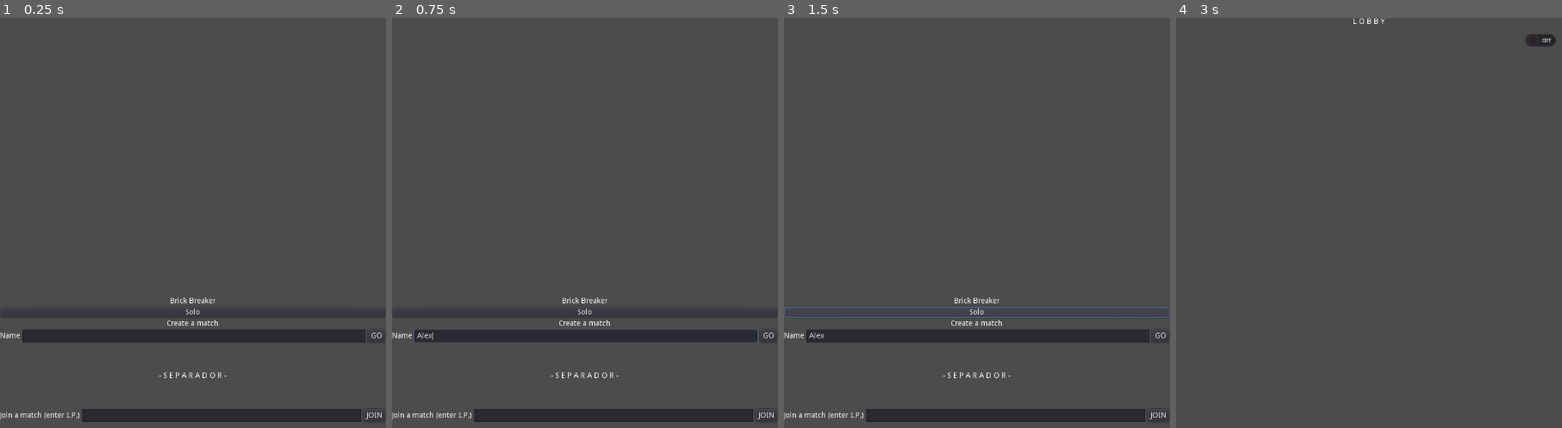
Above: before the commit, frames 1-4 (left to right).
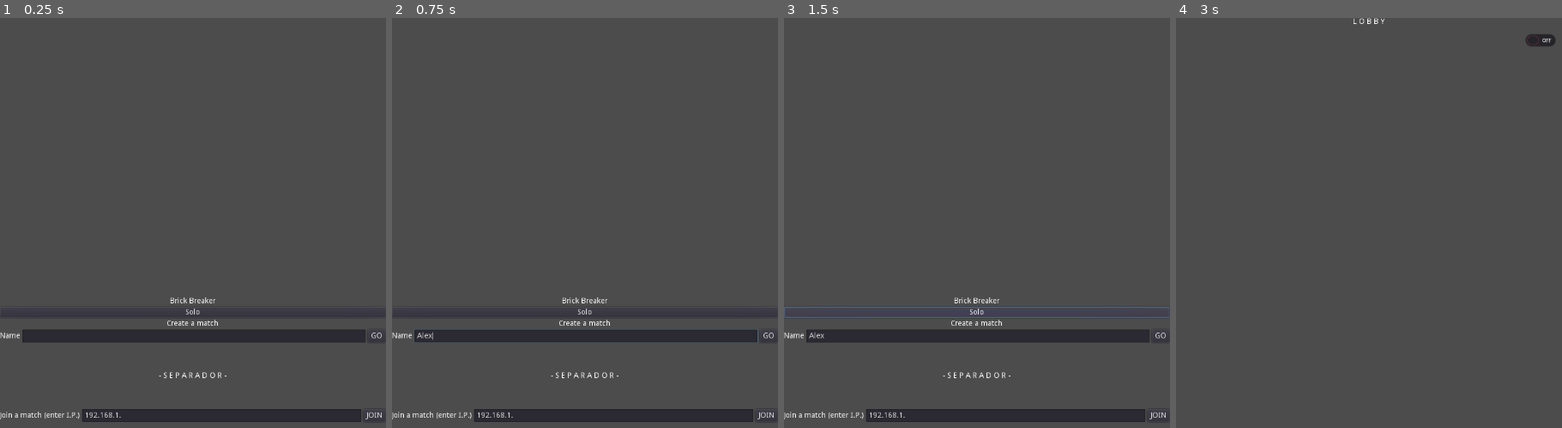
Above: after the commit, the same moments.

Repository: algch/bricks
Game: Godot game, scene res://menus/mainMenu.tscn
Same seed, same stepped clock (60 frames per second), same inputs: the game is played once before the commit and once after it.
Inputs (mouse positions are in pixels of both pictures, inside the frame that each line leads up to):
- Up to frame 1 (0.25 s): no input
- Up to frame 2 (0.75 s): click (585, 337) at 0.52 s; type "Alex" at 0.6 s
- Up to frame 3 (1.5 s): click "Solo" at 1.25 s
- Up to frame 4 (3 s): click "Solo" at 2 s; click "GO" at 2.75 s

The runs differ from the first frame. In frame 1, less than 0.1% of the frame differs, in the area x 22-32%, y 96-98%; in frame 2, less than 0.1%; in frame 3, less than 0.1%; in frame 4, nothing differs.

Commit message:
player changes

Diff:
--- a/brick/brick.gd
+++ b/brick/brick.gd
@@ -29,6 +29,6 @@
 	var collision = move_and_collide(motion)
 	if collision:
 		move_dir *= -1
-	if get_tree().is_network_server():
-		# update using a timer or on every collision maybe?
-		rpc_unreliable('updateBrickPos', position)
+		if get_tree().is_network_server():
+			# update using a timer or on every collision maybe?
+			rpc('updateBrickPos', position)
--- a/brick/brickSpawner.gd
+++ b/brick/brickSpawner.gd
@@ -21,6 +21,7 @@
 	)
 	player_brick.set_position(player_brick_pos)
 	arena.add_child(player_brick)
+	arena.player_bricks.append(player_brick)
 
 	var opponent_brick_pos = Vector2(
 		360,
@@ -28,3 +29,4 @@
 	)
 	opponent_brick.set_position(opponent_brick_pos)
 	arena.add_child(opponent_brick)
+	arena.opponent_bricks.append(opponent_brick)
--- a/menus/mainMenu.tscn
+++ b/menus/mainMenu.tscn
@@ -87,13 +87,14 @@
 
 [node name="ipAddress" type="LineEdit" parent="VBoxContainer/HBoxContainer2"]
 margin_left = 153.0
-margin_right = 400.0
+margin_right = 674.0
 margin_bottom = 24.0
 size_flags_horizontal = 3
+text = "192.168.1."
 
 [node name="joinButton" type="Button" parent="VBoxContainer/HBoxContainer2"]
-margin_left = 500.0
-margin_right = 700.0
+margin_left = 678.0
+margin_right = 719.0
 margin_bottom = 24.0
 text = "JOIN"
 [connection signal="pressed" from="VBoxContainer/soloButton" to="." method="_on_solo"]
--- a/player/player.gd
+++ b/player/player.gd
@@ -2,6 +2,11 @@
 
 var arrow_class = preload('res://weapons/arrow.tscn')
 
+onready var arena = get_node('/root/arena/')
+var is_player = false
+
+func init(player):
+	is_player = player
 
 func _ready():
 	pass
@@ -13,13 +18,33 @@
 
 	var arrow_dir = (mouse_pos - start_pos).normalized()
 	var arrow = arrow_class.instance()
+	var mirrored_dir = Vector2(-arrow_dir.x, arrow_dir.y)
+	rpc('syncArrow', start_pos.x, mirrored_dir)
 	arrow.init(arrow_dir, start_pos)
 	get_parent().add_child(arrow)
 
+remote func syncArrow(x_pos, dir):
+	if is_player:
+		return
 
+	var nozzle_pos = $nozzle.position
+	var start_pos = position + nozzle_pos
+	start_pos.x = x_pos
+
+	var arrow = arrow_class.instance()
+	arrow.init(dir, start_pos)
+	get_parent().add_child(arrow)
+
+func _draw():
+	if arena.is_player_turn:
+		draw_circle(Vector2(0, 0), 100, Color(1, 0.2, 0.3))
+		draw_circle(position, 100, Color(1, 0.2, 0.3))
 
 func _input(event):
 	if not get_parent().is_player_turn:
 		return
 	if event.is_action_released('touch'):
 		self.shootArrow()
+
+func _process(delta):
+	update()
--- a/player/player.tscn
+++ b/player/player.tscn
@@ -28,14 +28,14 @@
 
 [sub_resource type="SpriteFrames" id=1]
 animations = [ {
+"frames": [ ExtResource( 22 ), ExtResource( 23 ), ExtResource( 20 ), ExtResource( 24 ), ExtResource( 3 ), ExtResource( 4 ), ExtResource( 5 ), ExtResource( 6 ), ExtResource( 7 ), ExtResource( 21 ), ExtResource( 9 ), ExtResource( 8 ), ExtResource( 10 ), ExtResource( 12 ), ExtResource( 11 ), ExtResource( 13 ) ],
+"loop": true,
+"name": "aim",
+"speed": 24.0
+}, {
 "frames": [ ExtResource( 15 ), ExtResource( 14 ), ExtResource( 1 ), ExtResource( 2 ), ExtResource( 16 ), ExtResource( 18 ), ExtResource( 17 ), ExtResource( 19 ) ],
 "loop": true,
 "name": "shoot",
-"speed": 24.0
-}, {
-"frames": [ ExtResource( 22 ), ExtResource( 23 ), ExtResource( 20 ), ExtResource( 24 ), ExtResource( 3 ), ExtResource( 4 ), ExtResource( 5 ), ExtResource( 6 ), ExtResource( 7 ), ExtResource( 21 ), ExtResource( 9 ), ExtResource( 8 ), ExtResource( 10 ), ExtResource( 12 ), ExtResource( 11 ), ExtResource( 13 ) ],
-"loop": true,
-"name": "aim",
 "speed": 24.0
 } ]
 
--- a/scenarios/arena.gd
+++ b/scenarios/arena.gd
@@ -8,7 +8,7 @@
 var player_bricks = []
 var opponent_bricks = []
 
-var is_player_turn
+var is_player_turn = false
 
 func init(server, client):
 	server_id = server
@@ -45,6 +45,7 @@
 
 func decideStartingTurn():
 	is_player_turn = randi() % 2 == 0
+	print('is server turn ', is_player_turn)
 	rpc('syncTurn', !is_player_turn)
 
 remote func syncTurn(turn):
--- a/weapons/arrow.gd
+++ b/weapons/arrow.gd
@@ -9,15 +9,15 @@
 	position = pos
 	rotation = dir.angle() + PI/2
 
+func getOwner():
+	var net_id = str(get_tree().get_network_unique_id())
+	return get_node('/root/arena/' + net_id)
+
 remotesync func destroy():
 	queue_free()
 
 func handleCollision(collision):
 	var collider = collision.get_collider()
-
-	if collider is TileMap and position.y > player.position.y:
-		Network.handleTurnEnded()
-		queue_free()
 
 	if collider.is_in_group('collisionable'):
 		collider.handleWeaponCollision()
